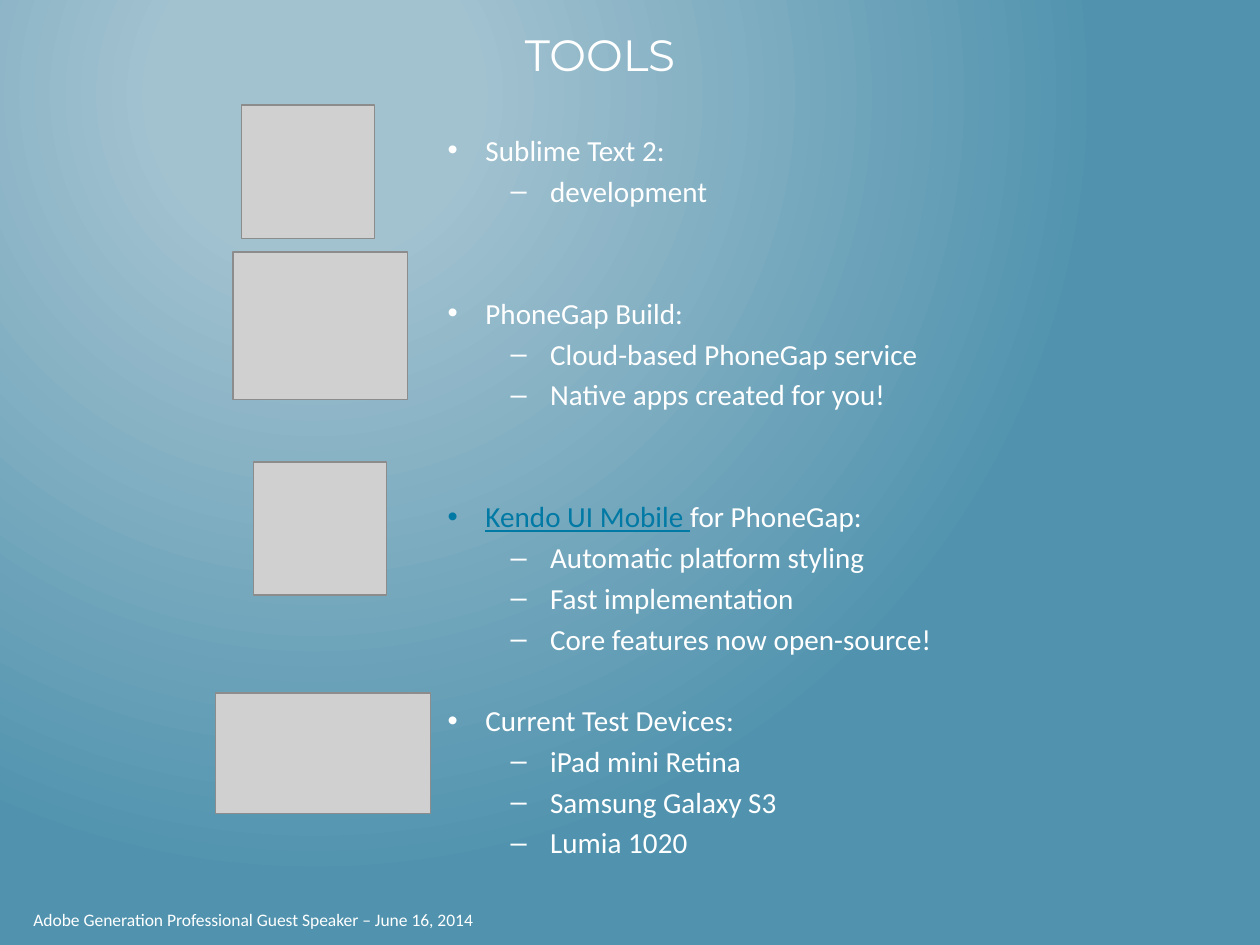
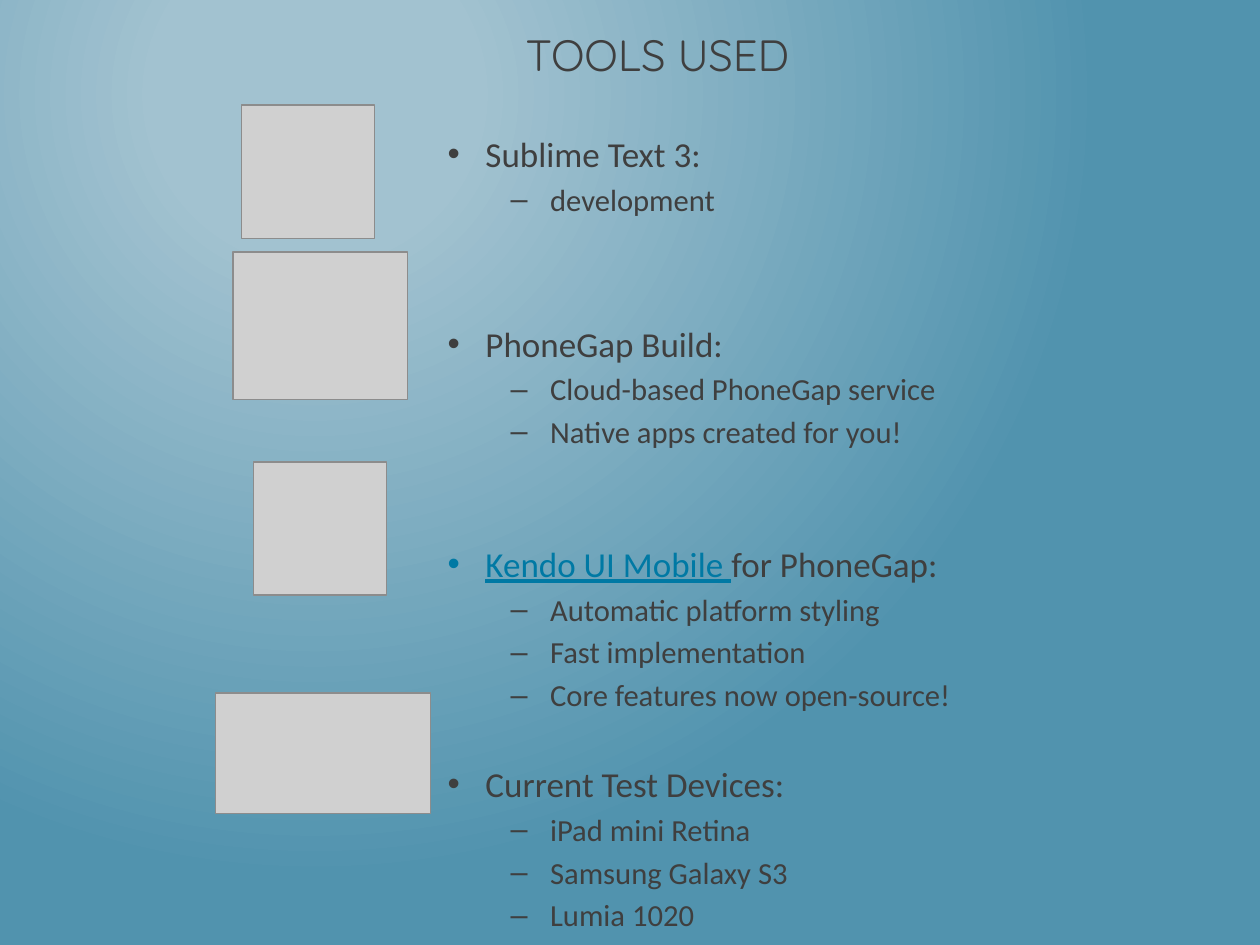
Before and after one commit to dotNetkow/Presentations, a slide deck: slide 9 of That Conference 2014/Building PhoneGap Mobile App w KendoUI.pptx (slide 4 before the commit). Drawn at 1260x945 pixels with LibreOffice and Linux fonts; fonts in the diff are those of the drawing; grey boxes stand for pictures. Boxes give left, top, right and bottom in pixels: in the first picture for what was removed or moved away, otherwise in the second. Text is boxed around its words. In the diff, an @@ line names an element or a change of style, - is before the commit and + after.

Commit message:
Began to build deck. Added intro and app creation slides.

```diff
--- a/That Conference 2014/Building PhoneGap Mobile App w KendoUI.pptx
+++ b/That Conference 2014/Building PhoneGap Mobile App w KendoUI.pptx
@@ title at [526,40,790,72]: text changed; font Montserrat to Quicksand; text colour #FFFFFF to #3F3F3F @@
-TOOLS
+TOOLS USED
@@ text at [485,142,701,167]: text changed; size 16.6 to 20 pt; text colour #FFFFFF to #3F3F3F @@
-• Sublime Text 2:
+• Sublime Text 3:
@@ text at [485,190,950,889]: size 16.6 to 17.5 pt in "development", "Cloud-based PhoneGap service", "Native apps created for you!", "Automatic platform styling" and 5 more places; text colour #FFFFFF to #3F3F3F in "development", "PhoneGap Build:", "Cloud-based PhoneGap service", "Native apps created for you!" and 8 more places; size 16.6 to 20 pt in "PhoneGap Build:", "Kendo UI Mobile for PhoneGap:", "Current Test Devices:" @@
@@ text removed at [33,914,472,929] @@
-Adobe Generation Professional Guest Speaker – June 16, 2014
```
Also in this commit, not shown: 9 other slides changed, 13 slides added, 1 slide removed.
